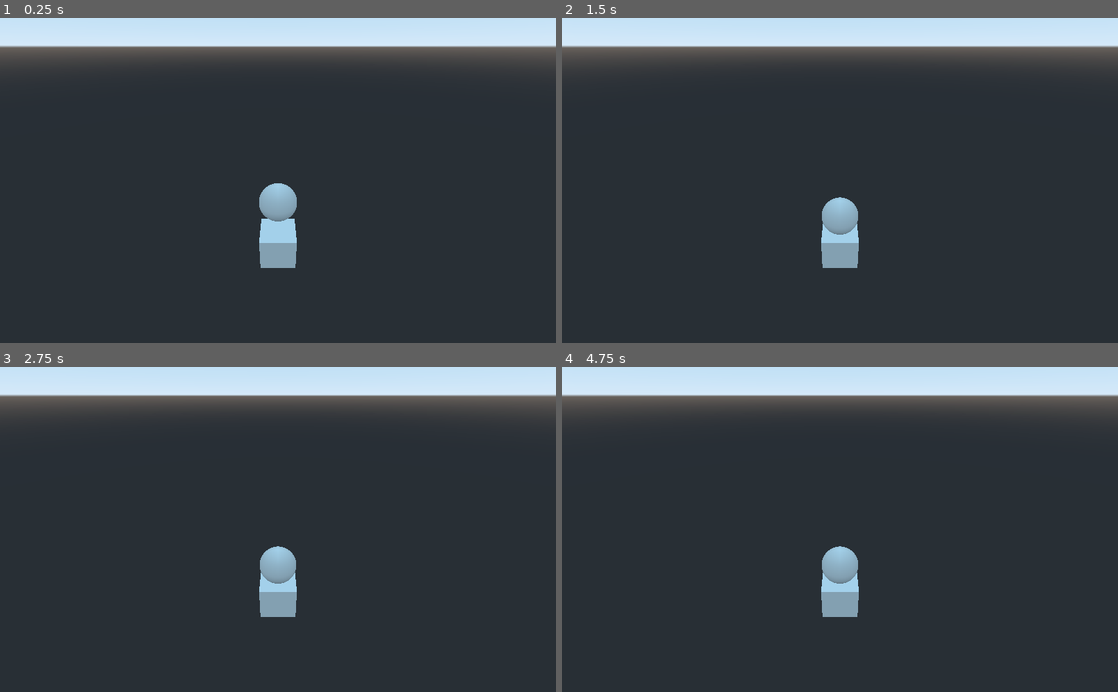
Above: before the commit, frames 1-4 (two rows, left to right).
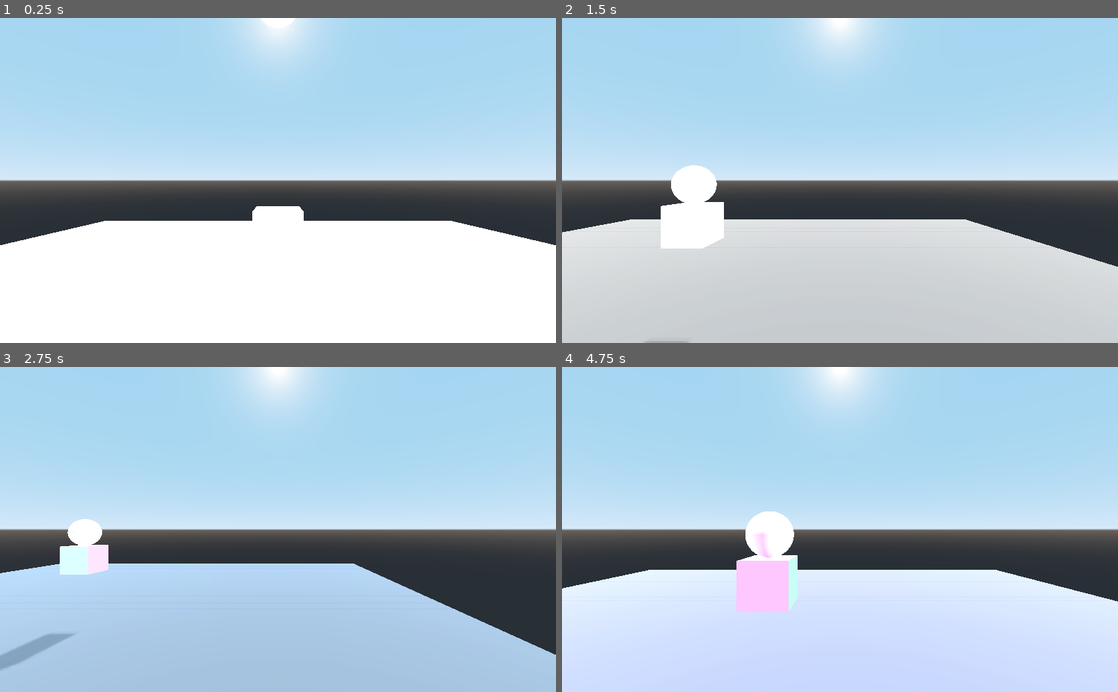
Above: after the commit, the same moments.

Repository: lpszeto/Ramp_Rush
Game: Godot game, scene res://Main.tscn
The game is run twice, just before and just after one commit, with the same random seed, the same clock (stepped at 60 frames per second) and the same inputs.
Inputs:
- Up to frame 1 (0.25 s): no input
- Up to frame 2 (1.5 s): hold D (right, bound only after the commit) 0.53-1.28 s; hold S (back, bound only after the commit) from 1.28 s (still down)
- Up to frame 3 (2.75 s): release S (back, bound only after the commit) at 2.03 s; hold D (right, bound only after the commit) from 2.03 s (still down)
- Up to frame 4 (4.75 s): release D (right, bound only after the commit) at 2.78 s; hold W (forward, bound only after the commit) 2.78-3.53 s; hold A (left, bound only after the commit) from 3.53 s (still down)

The runs differ from the first frame. In frame 1, 89% of the frame differs, in the area x 0-100%, y 0-100%; in frame 2, 89%; in frame 3, 87%; in frame 4, 90%.

Commit message:
Discoball-moving camera

Diff:
--- /dev/null
+++ b/Ramp Rush/Ball.gd
@@ -0,0 +1,23 @@
+extends RigidBody
+
+var delay = 0
+
+func _ready():
+	randomize()
+
+
+func _physics_process(_delta):
+	#$MeshInstance.get_surface_material(0).albedo_color = Color(randf(),randf(),randf())
+	delay+=1
+	if delay == 10:
+		$DirectionalLight.light_color = Color(randf(), randf(), randf())
+		$DirectionalLight2.light_color = Color(randf(), randf(), randf())
+		$DirectionalLight7.light_color = Color(randf(), randf(), randf())
+		$DirectionalLight8.light_color = Color(randf(), randf(), randf())
+
+	if delay == 20:
+		$DirectionalLight5.light_color = Color(randf(), randf(), randf())
+		$DirectionalLight6.light_color = Color(randf(), randf(), randf())
+		$DirectionalLight3.light_color = Color(randf(), randf(), randf())
+		$DirectionalLight4.light_color = Color(randf(), randf(), randf())
+		delay = 0
--- a/Ramp Rush/Ball.tscn
+++ b/Ramp Rush/Ball.tscn
@@ -1,13 +1,42 @@
-[gd_scene load_steps=3 format=2]
+[gd_scene load_steps=5 format=2]
+
+[ext_resource path="res://Ball.gd" type="Script" id=1]
 
 [sub_resource type="SphereShape" id=1]
 
 [sub_resource type="SphereMesh" id=2]
 
+[sub_resource type="SpatialMaterial" id=3]
+
 [node name="Ball" type="RigidBody"]
+script = ExtResource( 1 )
 
 [node name="CollisionShape" type="CollisionShape" parent="."]
 shape = SubResource( 1 )
 
 [node name="MeshInstance" type="MeshInstance" parent="."]
 mesh = SubResource( 2 )
+material/0 = SubResource( 3 )
+
+[node name="DirectionalLight" type="DirectionalLight" parent="."]
+
+[node name="DirectionalLight2" type="DirectionalLight" parent="."]
+transform = Transform( 1, 0, 0, 0, -4.37114e-08, -1, 0, 1, -4.37114e-08, 0, 0, 0 )
+
+[node name="DirectionalLight3" type="DirectionalLight" parent="."]
+transform = Transform( 1, 0, 0, 0, -1, 8.74228e-08, 0, -8.74228e-08, -1, 0, 0, 0 )
+
+[node name="DirectionalLight4" type="DirectionalLight" parent="."]
+transform = Transform( 1, 0, 0, 0, -4.37114e-08, 1, 0, -1, -4.37114e-08, 0, 0, 0 )
+
+[node name="DirectionalLight5" type="DirectionalLight" parent="."]
+transform = Transform( -4.37114e-08, 0, 1, 0, 1, 0, -1, 0, -4.37114e-08, 0, 0, 0 )
+
+[node name="DirectionalLight6" type="DirectionalLight" parent="."]
+transform = Transform( -4.37114e-08, 0, -1, 0, 1, 0, 1, 0, -4.37114e-08, 0, 0, 0 )
+
+[node name="DirectionalLight7" type="DirectionalLight" parent="."]
+transform = Transform( -1, -8.74228e-08, 4.37114e-08, 4.37114e-08, 1.91069e-15, 1, -8.74228e-08, 1, 1.91069e-15, 0, 0, 0 )
+
+[node name="DirectionalLight8" type="DirectionalLight" parent="."]
+transform = Transform( -1, 8.74228e-08, 4.37114e-08, -4.37114e-08, 1.91069e-15, -1, -8.74228e-08, -1, 1.91069e-15, 0, 0, 0 )
--- /dev/null
+++ b/Ramp Rush/Camera.gd
@@ -0,0 +1,29 @@
+extends KinematicBody
+
+export var MAXSPEED = 10.0
+
+var velocity = Vector3.ZERO
+
+func _physics_process(_delta):
+	var direction = Vector3.ZERO
+	if Input.is_action_pressed("forward"):
+		direction.z -= 1
+	if Input.is_action_pressed("back"):
+		direction.z += 1
+	if Input.is_action_pressed("left"):
+		direction.x -= 1
+	if Input.is_action_pressed("right"):
+		direction.x += 1
+
+	if Input.is_action_pressed("up"):
+		direction.y += 1
+	if Input.is_action_pressed("down"):
+		direction.y -= 1
+
+	if direction != Vector3.ZERO:
+		direction = direction.normalized()
+
+	velocity.x = direction.x * MAXSPEED
+	velocity.y = direction.y * MAXSPEED
+	velocity.z = direction.z * MAXSPEED
+	velocity = move_and_slide(velocity, Vector3.UP)
--- a/Ramp Rush/Main.tscn
+++ b/Ramp Rush/Main.tscn
@@ -1,14 +1,39 @@
-[gd_scene load_steps=3 format=2]
+[gd_scene load_steps=7 format=2]
 
 [ext_resource path="res://Ball.tscn" type="PackedScene" id=1]
 [ext_resource path="res://BaseBlock.tscn" type="PackedScene" id=2]
+[ext_resource path="res://Pivot.tscn" type="PackedScene" id=3]
+
+[sub_resource type="BoxShape" id=1]
+extents = Vector3( 30, 1, 30 )
+
+[sub_resource type="CubeMesh" id=2]
+size = Vector3( 60, 2, 60 )
+
+[sub_resource type="SpatialMaterial" id=3]
+albedo_color = Color( 0.360784, 0.360784, 0.360784, 1 )
 
 [node name="Main" type="Node"]
 
-[node name="Camera" type="Camera" parent="."]
-transform = Transform( 1, 0, 0, 0, 0.866025, 0.5, 0, -0.5, 0.866025, 0, 10, 10 )
+[node name="Camera" parent="." instance=ExtResource( 3 )]
 
 [node name="BaseBlock" parent="." instance=ExtResource( 2 )]
+transform = Transform( 1, 0, 0, 0, 1, 0, 0, 0, 1, 0, 4.78729, 0 )
 
 [node name="Ball" parent="." instance=ExtResource( 1 )]
-transform = Transform( 1, 0, 0, 0, 1, 0, 0, 0, 1, 0, 3.15419, 0 )
+transform = Transform( 1, 0, 0, 0, 1, 0, 0, 0, 1, 0, 15, 0 )
+
+[node name="Area" type="Area" parent="."]
+transform = Transform( 1, 0, 0, 0, 1, 0, 0, 0, 1, 0, -1, 0 )
+
+[node name="CollisionShape" type="CollisionShape" parent="Area"]
+shape = SubResource( 1 )
+
+[node name="MeshInstance" type="MeshInstance" parent="Area"]
+mesh = SubResource( 2 )
+material/0 = SubResource( 3 )
+
+[node name="DirectionalLight" type="DirectionalLight" parent="."]
+transform = Transform( 1, 0, 0, 0, -0.593953, 0.8045, 0, -0.8045, -0.593953, 0, 30, 0 )
+light_energy = 0.5
+shadow_enabled = true
--- /dev/null
+++ b/Ramp Rush/Pivot.tscn
@@ -0,0 +1,24 @@
+[gd_scene load_steps=4 format=2]
+
+[ext_resource path="res://Camera.gd" type="Script" id=1]
+
+[sub_resource type="BoxShape" id=1]
+
+[sub_resource type="BoxShape" id=2]
+extents = Vector3( 1, 50, 1 )
+
+[node name="Pivot" type="KinematicBody"]
+transform = Transform( 1, 0, 0, 0, 1, 0, 0, 0, 1, 0, 7, 10 )
+collision_layer = 512
+script = ExtResource( 1 )
+
+[node name="Camera" type="Camera" parent="."]
+
+[node name="CollisionShape" type="CollisionShape" parent="."]
+shape = SubResource( 1 )
+
+[node name="Area" type="Area" parent="."]
+collision_layer = 512
+
+[node name="CollisionShape" type="CollisionShape" parent="Area"]
+shape = SubResource( 2 )
--- a/Ramp Rush/project.godot
+++ b/Ramp Rush/project.godot
@@ -18,6 +18,44 @@
 
 common/drop_mouse_on_gui_input_disabled=true
 
+[input]
+
+forward={
+"deadzone": 0.5,
+"events": [ Object(InputEventKey,"resource_local_to_scene":false,"resource_name":"","device":0,"alt":false,"shift":false,"control":false,"meta":false,"command":false,"pressed":false,"scancode":87,"physical_scancode":0,"unicode":0,"echo":false,"script":null)
+ ]
+}
+back={
+"deadzone": 0.5,
+"events": [ Object(InputEventKey,"resource_local_to_scene":false,"resource_name":"","device":0,"alt":false,"shift":false,"control":false,"meta":false,"command":false,"pressed":false,"scancode":83,"physical_scancode":0,"unicode":0,"echo":false,"script":null)
+ ]
+}
+left={
+"deadzone": 0.5,
+"events": [ Object(InputEventKey,"resource_local_to_scene":false,"resource_name":"","device":0,"alt":false,"shift":false,"control":false,"meta":false,"command":false,"pressed":false,"scancode":65,"physical_scancode":0,"unicode":0,"echo":false,"script":null)
+ ]
+}
+right={
+"deadzone": 0.5,
+"events": [ Object(InputEventKey,"resource_local_to_scene":false,"resource_name":"","device":0,"alt":false,"shift":false,"control":false,"meta":false,"command":false,"pressed":false,"scancode":68,"physical_scancode":0,"unicode":0,"echo":false,"script":null)
+ ]
+}
+up={
+"deadzone": 0.5,
+"events": [ Object(InputEventKey,"resource_local_to_scene":false,"resource_name":"","device":0,"alt":false,"shift":false,"control":false,"meta":false,"command":false,"pressed":false,"scancode":16777237,"physical_scancode":0,"unicode":0,"echo":false,"script":null)
+ ]
+}
+down={
+"deadzone": 0.5,
+"events": [ Object(InputEventKey,"resource_local_to_scene":false,"resource_name":"","device":0,"alt":false,"shift":false,"control":false,"meta":false,"command":false,"pressed":false,"scancode":16777238,"physical_scancode":0,"unicode":0,"echo":false,"script":null)
+ ]
+}
+
+[layer_names]
+
+3d_physics/layer_1="Ground"
+3d_physics/layer_10="Camera"
+
 [physics]
 
 common/enable_pause_aware_picking=true
